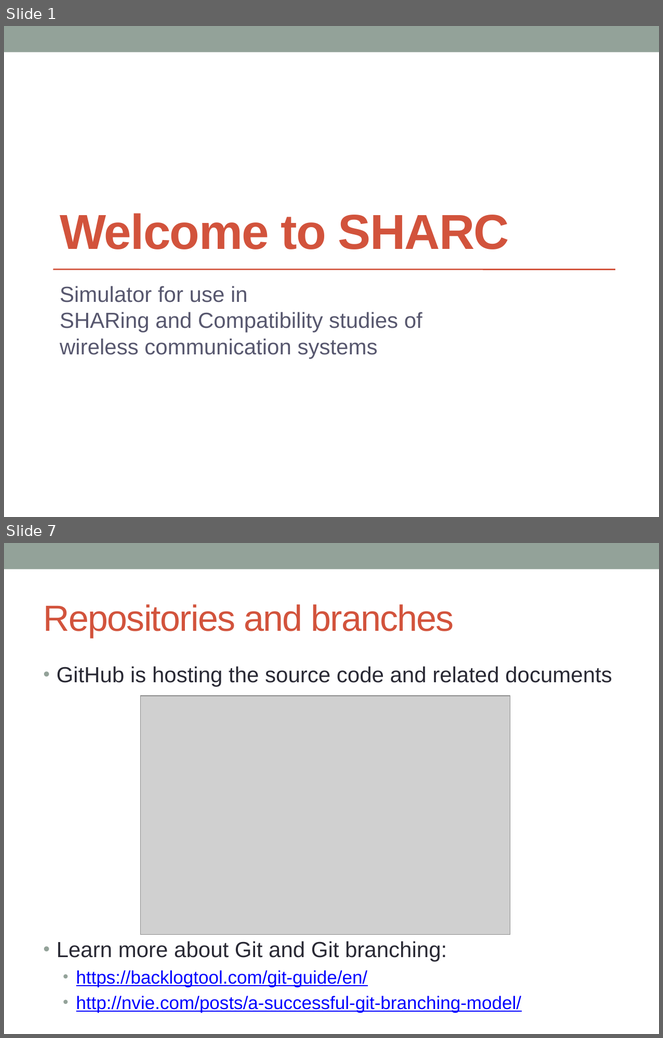
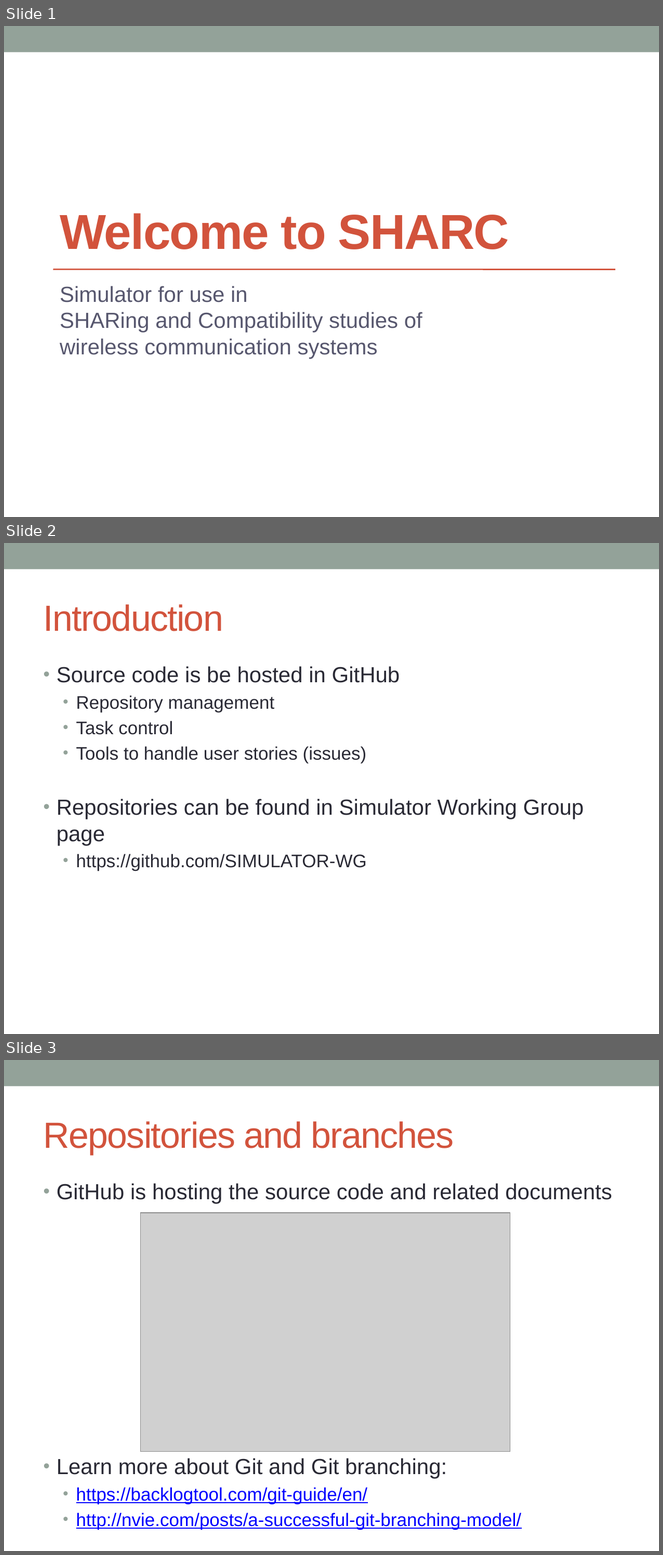
Before and after one commit to SIMULATOR-WG/SHARC, a slide deck: docs/Welcome to SHARC.pptx. Shown one above the other, each under a label of ours: slides 1 and 7 before the commit, slides 1, 2 and 3 after it; the slides between them are not shown. The pictures are 663x1038 and 663x1555 pixels, drawn with LibreOffice and Linux fonts; fonts in the diff are those of the drawing; grey boxes stand for pictures. Boxes give left, top, right and bottom in pixels: in the first picture for what was removed or moved away, otherwise in the second. Text is boxed around its words. In the diff, an @@ line names an element or a change of style, - is before the commit and + after.

```diff
--- a/docs/Welcome to SHARC.pptx
+++ b/docs/Welcome to SHARC.pptx
@@ slide 2 added at <box>4,543,659,1034</box>, background #FFFFFF; not listed: 1 template element that a slide beside it also shows @@
@@ title added at <box>44,604,223,631</box>, 40 pt, text #D2533C @@
+Introduction
@@ text added at <box>57,666,584,871</box>, 20 pt, text #292934 @@
+• Source code is be hosted in GitHub
+  • Repository management
+  • Task control
+  • Tools to handle user stories (issues)
+• Repositories can be found in Simulator Working Group page
+  • https://github.com/SIMULATOR-WG
@@ what was slide 7 is now slide 3 @@
```
Also in this commit, not shown: 3 slides changed, 7 other slides added, 3 slides removed, 2 other files.
